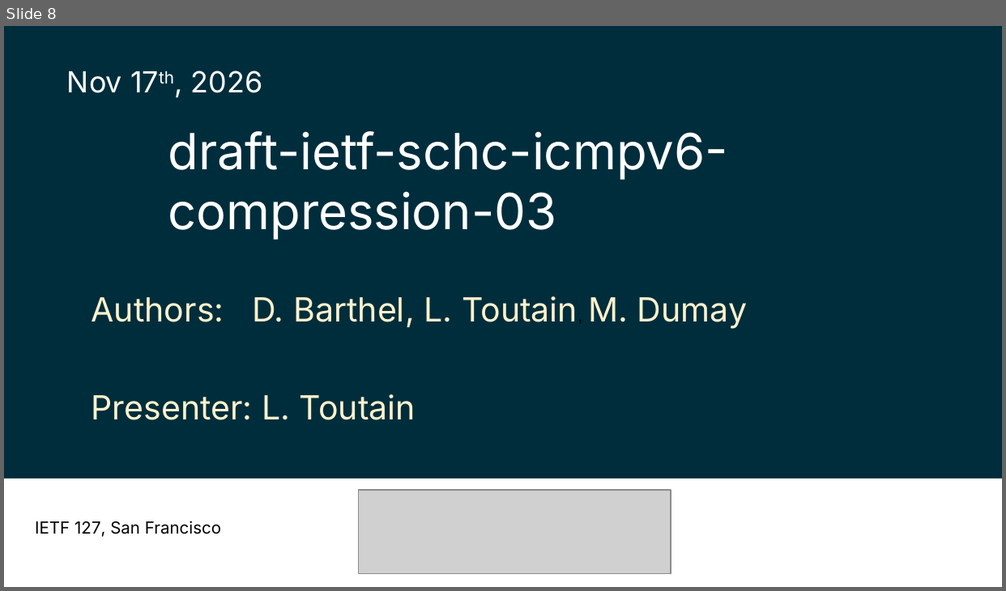
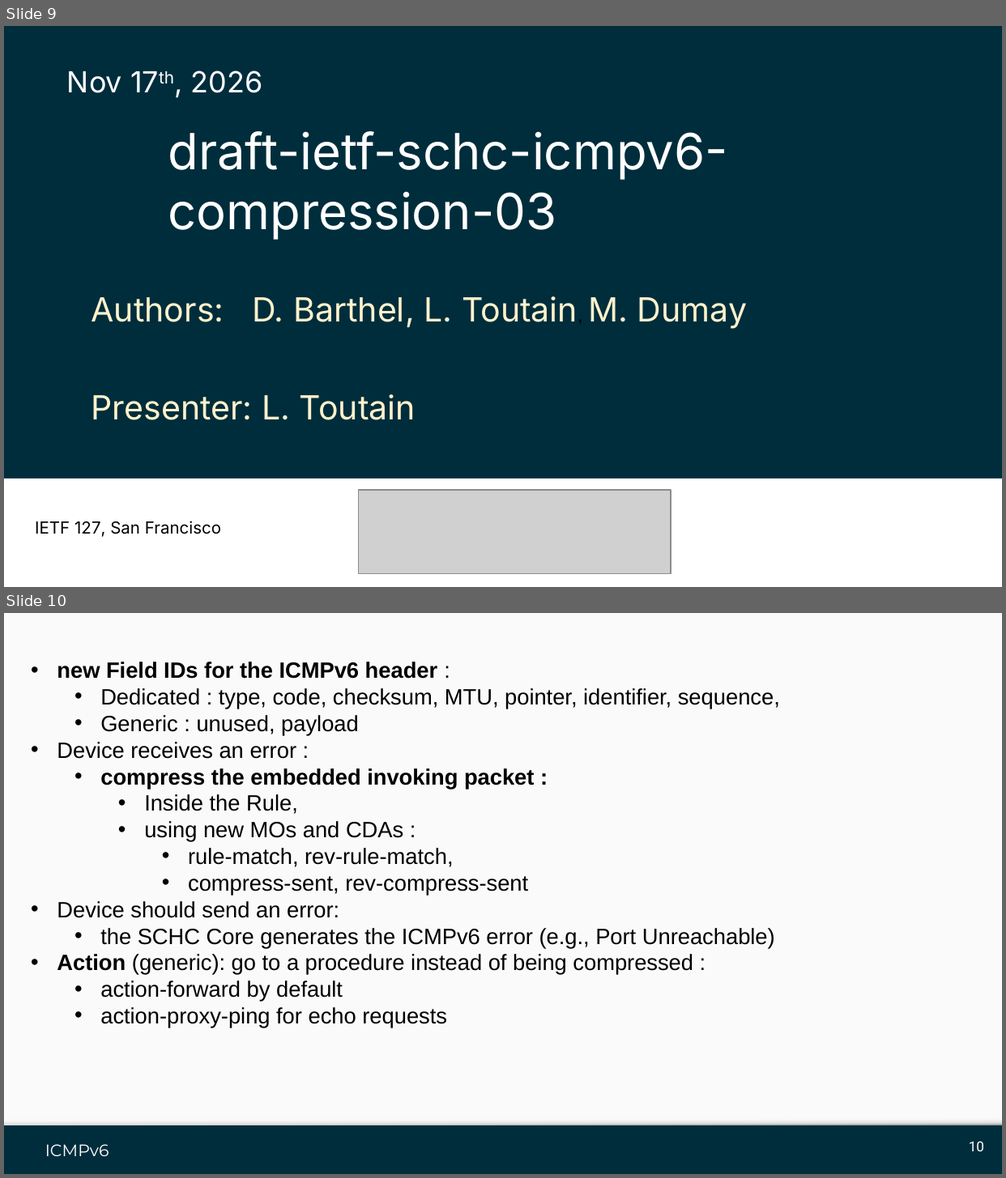
Before and after one commit to ltn22/ietf-drafts, a slide deck: Slides/slides-127-universal-option.pptx. Shown one above the other, each under a label of ours: slide 8 before the commit, slides 9 and 10 after it. The pictures are 1006x591 and 1006x1178 pixels, drawn with LibreOffice and Linux fonts; fonts in the diff are those of the drawing; grey boxes stand for pictures; background and template pictures are left out. Boxes give left, top, right and bottom in pixels: in the first picture for what was removed or moved away, otherwise in the second. Text is boxed around its words. In the diff, an @@ line names an element or a change of style, - is before the commit and + after.

Commit message:
working

```diff
--- a/Slides/slides-127-universal-option.pptx
+++ b/Slides/slides-127-universal-option.pptx
@@ slide 10 added at (x1=4, y1=613, x2=1002, y2=1174), background #002D3C @@
@@ rectangle added at (x1=4, y1=613, x2=1002, y2=1126), fill #FAFAFA @@
@@ text added at (x1=57, y1=662, x2=780, y2=1029), 16 pt, text #000000 @@
+• new Field IDs for the ICMPv6 header :
+  • Dedicated : type, code, checksum, MTU, pointer, identifier, sequence,
+  • Generic : unused, payload
+• Device receives an error :
+  • compress the embedded invoking packet :
+    • Inside the Rule,
+    • using new MOs and CDAs :
+      • rule-match, rev-rule-match,
+      • compress-sent, rev-compress-sent
+• Device should send an error:
+  • the SCHC Core generates the ICMPv6 error (e.g., Port Unreachable)
+• Action (generic): go to a procedure instead of being compressed :
+  • action-forward by default
+  • action-proxy-ping for echo requests
@@ rectangle added at (x1=4, y1=1118, x2=1002, y2=1126), fill gradient #F9F9F9 to #DEDEDE to #999999 @@
@@ text added at (x1=45, y1=1144, x2=109, y2=1157), 12 pt, text #FFFFFF @@
+ICMPv6
@@ page number added at (x1=969, y1=1141, x2=984, y2=1152), 10 pt, text #FFFFFF @@
+10
@@ what was slide 8 is now slide 9 @@
```
Also in this commit, not shown: 5 other slides added, 1 slide removed.
